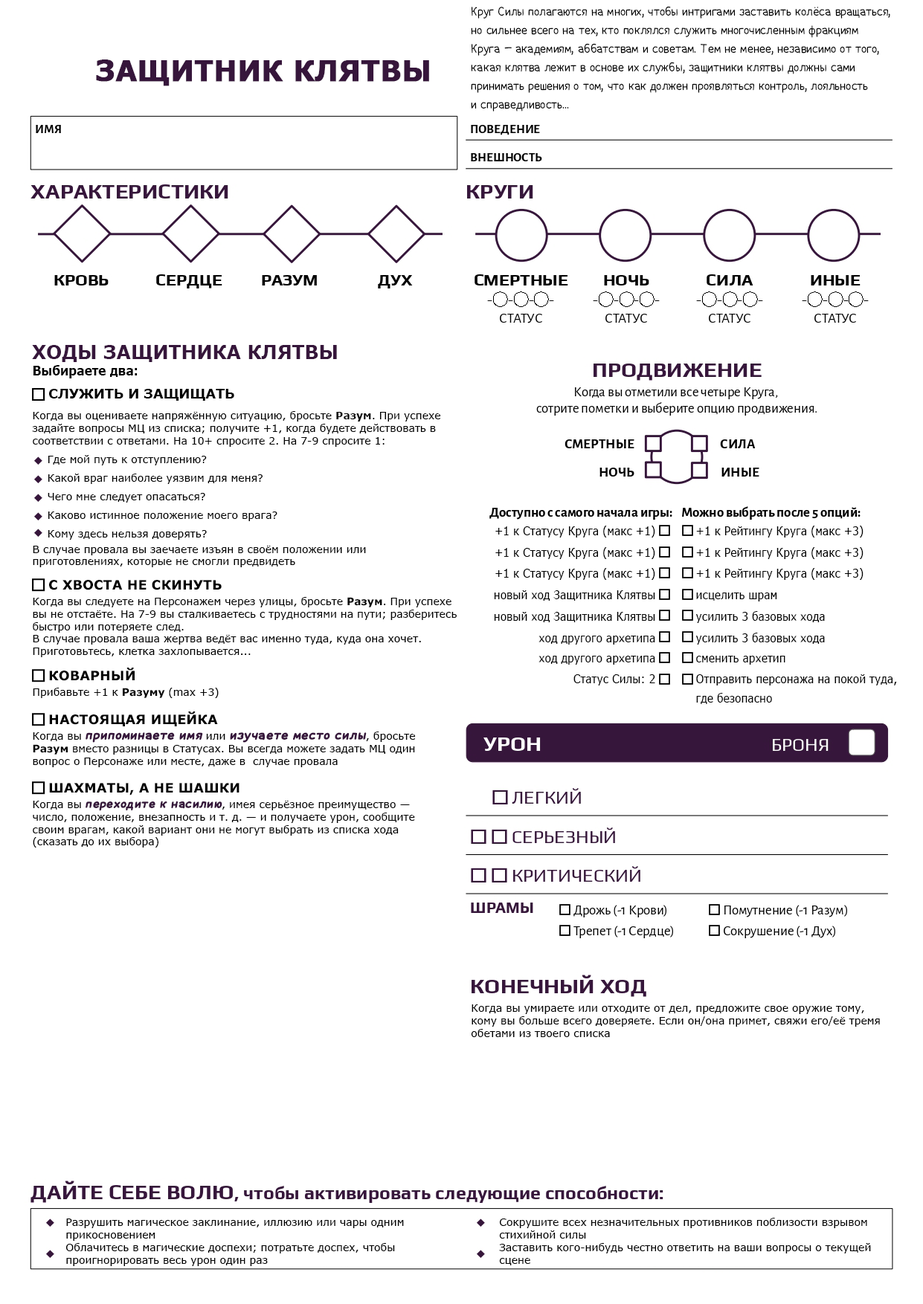
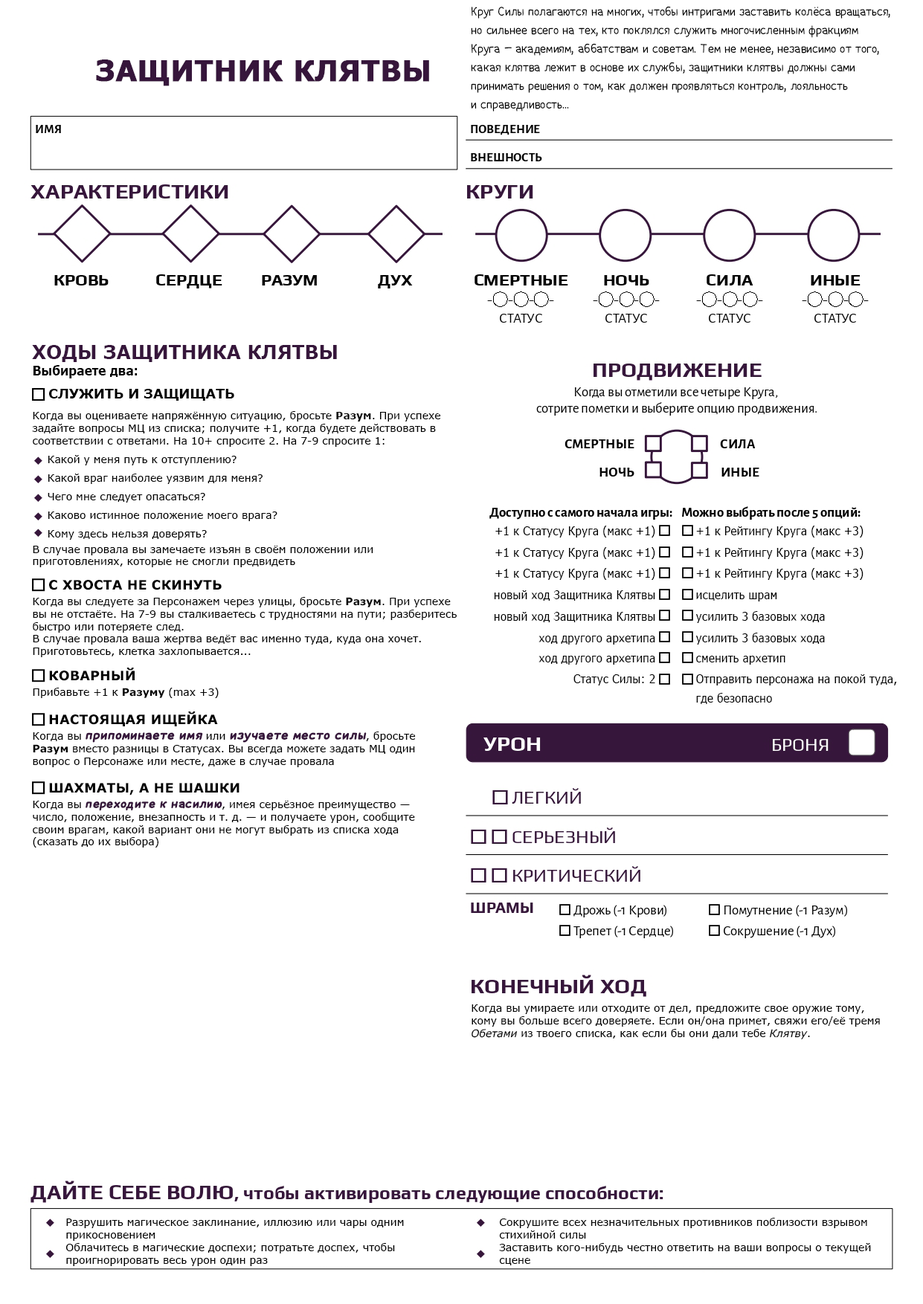
Revision of a layered 923x1304 image; what changed, layer by layer:
painted on "Когда вы умираете или отходите от дел, предложите свое оружие т" over [470, 1029, 810, 1040]
painted on "Когда вы припоминаете имя или изучаете место силы, бросьте Раз" over [249, 759, 338, 768]
renamed "Когда вы следуете на Персонажем через улицы, бросьте Разум. При" to "Когда вы следуете за Персонажем через улицы, бросьте Разум. При", painted on it over [137, 597, 452, 608]
renamed "В случае провала вы заечаете изъян в своём положении или пригот" to "В случае провала вы замечаете изъян в своём положении или приго", painted on it over [162, 545, 374, 554]
renamed "Где мой путь к отступлению? Какой враг наиболее уязвим дл" to "Какой у меня путь к отступлению? Какой враг наиболее уязв", painted on it over [49, 455, 237, 466]
painted on "Круг Силы полагаются на многих, чтобы интригами заставить колёс" over [607, 83, 868, 93]
